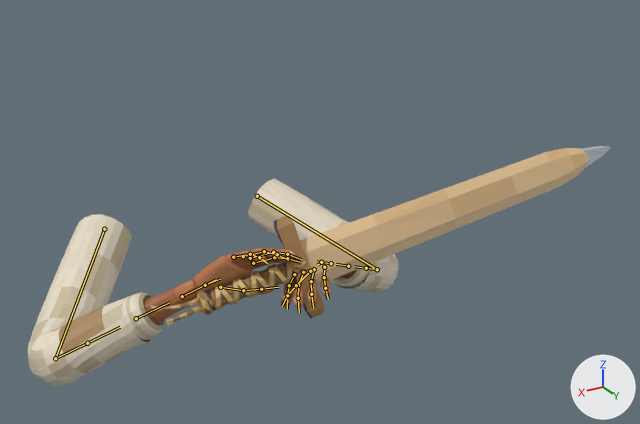
Two versions of the glTF model public/assets/models/driftwood-fp/fp-arms.glb, one commit apart.
Rendered twice from a 50 mm lens placed at (0.633, 1.653, 0.539), pointed at (-0.124, 0.392, -0.092). The lights are fixed; the arrows at lower right show +X, +Y and +Z. The older version comes first. Both versions are drawn at frame 5 of the action 'swimTread'; the numbers are the values there. The bones that change, and the others that lie on the model, are drawn over the model as lines.

Objects in the first picture: 'arms', 'sword_iron', 'sword_wood'.
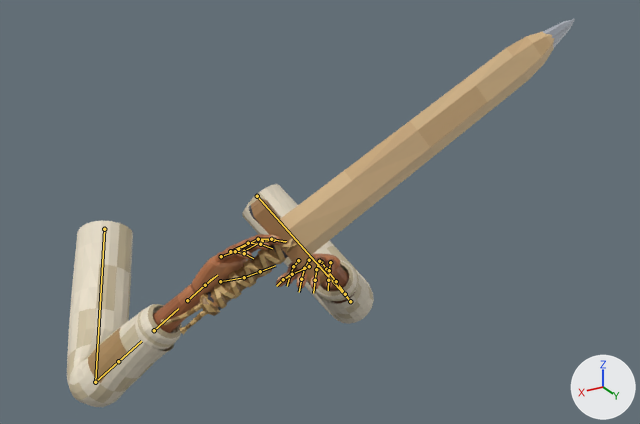
ob_r_weapon is not drawn itself; it is the parent of ob_sword_wood, ob_sword_iron.

Changed parts and their boxes [x1, y1, x2, y2] in the pictures (640 x 424 px):
'arms', posed (17% narrower, 8% taller)
    before: [28, 179, 399, 386]
    after: [67, 184, 374, 407]
'sword_wood', posed (10% narrower, 69% taller)
    before: [151, 148, 589, 326]
    after: [161, 32, 555, 334]
'sword_iron', posed (10% narrower, 74% taller)
    before: [151, 146, 611, 327]
    after: [161, 19, 575, 335]
bone 'R_upperarm', root to tip
    before: (104, 229) to (55, 358)
    after: (104, 229) to (95, 382)
bone 'L_upperarm', root to tip
    before: (257, 196) to (377, 269)
    after: (257, 196) to (350, 301)

What changed in the scene script:
```text
Change bone_r_upperarm:
    where bone_r_upperarm = bpy.data.objects['vm_root'].pose.bones['R_upperarm']  # child of 'R_shoulder'
    bone_r_upperarm.rotation_quaternion: (-0.966, 0.018, 0.175, 0.191) -> (-0.998, 0.018, 0.043, 0.052)  # degrees (2, -20, -23) -> degrees (-2, -5, -6)
Change bone_l_upperarm:
    where bone_l_upperarm = bpy.data.objects['vm_root'].pose.bones['L_upperarm']  # child of 'L_shoulder'
    bone_l_upperarm.rotation_quaternion: (0.963, 0.052, 0.17, -0.205) -> (0.995, 0.048, 0.035, -0.074)  # degrees (2, 20, -24) -> degrees (5, 4, -8)
```
